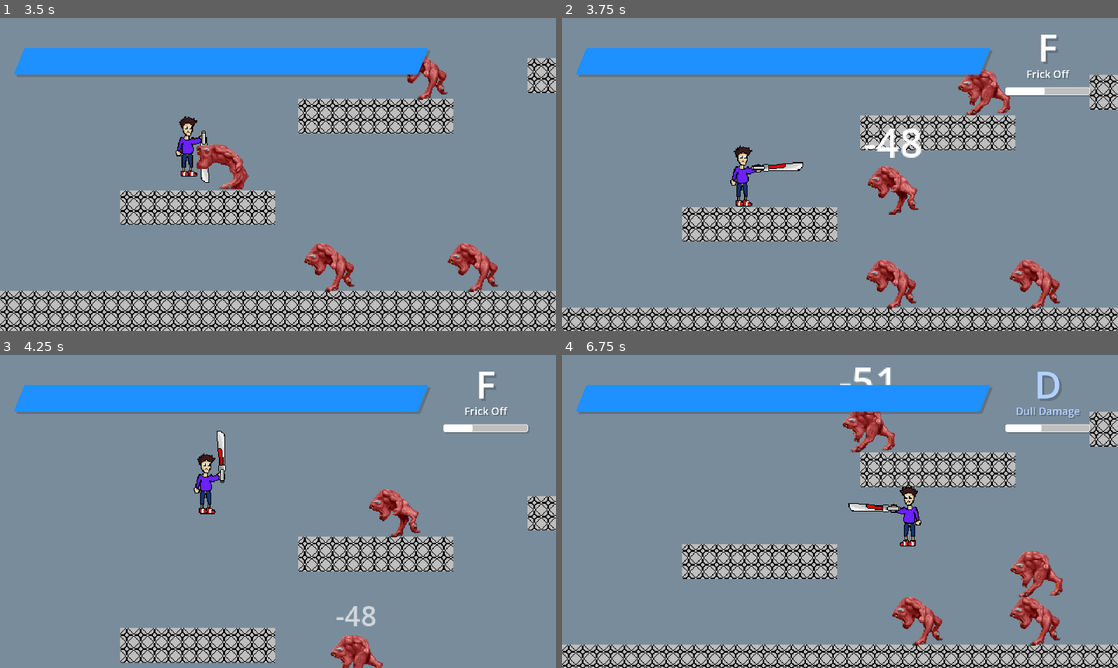
Above: before the commit, frames 1-4 (two rows, left to right).
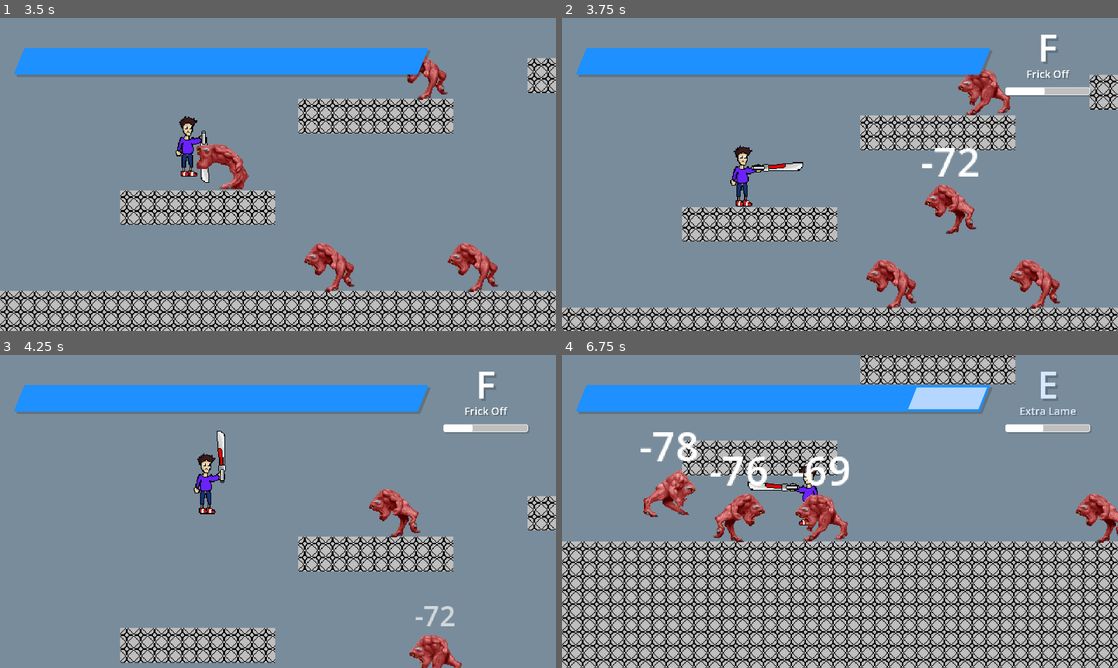
Above: after the commit, the same moments.

Repository: That1M8Head/Swordlink
Game: Godot game, scene res://intro.tscn
The game is run twice, just before and just after one commit, with the same random seed, the same clock (stepped at 60 frames per second) and the same inputs.
Inputs (mouse positions are in pixels of both pictures, inside the frame that each line leads up to):
- Up to frame 1 (3.5 s): tap Enter (MenuConfirm) at 0.5, 1.25 s; move the mouse to (400, 158) at 0.52 s; hold X (AltAttack) 0.53-1.28 s; hold D (MoveRight) 0.53-2.03 s; click (400, 158) at 0.67 s; tap Space (Jump) at 0.77, 1.52, 3.02 s; move the mouse to (166, 190) at 1.27 s; click (166, 190) at 1.35 s; move the mouse to (333, 105) at 2.02 s; hold A (MoveLeft) 2.03-2.78 s; tap C (Evade) at 2.1 s; move the mouse to (250, 237) at 2.77 s; hold D (MoveRight) from 2.78 s (still down); tap Shift (ModeShift) at 2.85 s; click (250, 237) at 2.92 s
- Up to frame 2 (3.75 s): keep holding D (MoveRight); move the mouse to (1006, 221) at 3.52 s; hold X (AltAttack) from 3.53 s (still down)
- Up to frame 3 (4.25 s): keep holding D (MoveRight); keep holding X (AltAttack); tap Space (Jump) at 3.77 s
- Up to frame 4 (6.75 s): move the mouse to (673, 464) at 4.27 s; release D (MoveRight) at 4.28 s; release X (AltAttack) at 4.28 s; hold A (MoveLeft) 4.28-5.03 s; click (673, 464) at 4.35 s; tap Space (Jump) at 4.52, 6.02 s; move the mouse to (867, 511) at 5.02 s; hold D (MoveRight) 5.03-5.78 s; tap C (Evade) at 5.1 s; click (867, 511) at 5.17 s; move the mouse to (756, 433) at 5.77 s; hold A (MoveLeft) from 5.78 s (still down); tap Shift (ModeShift) at 5.85 s; move the mouse to (962, 495) at 6.52 s; hold X (AltAttack) from 6.53 s (still down)

Frame 1 is identical in both runs. In frame 2, 2.1% of the frame differs, in the area x 54-75%, y 35-70%; in frame 3, 1.6%; in frame 4, 51%, in the area x 0-100%, y 0-100%.

Commit message:
Joel now does more damage if he's in the air

Diff:
--- a/Scripts/JoelMovements.gd
+++ b/Scripts/JoelMovements.gd
@@ -281,16 +281,22 @@
 func _on_slash_hitbox_body_entered(body):
 	if body.has_method("take_damage"):
 		var damage = randi_range(10, 25)
+		if not is_on_floor():
+			damage *= 1.5
 		deal_damage(body, damage, Vector2(damage * 15, 0))
 
 func _on_stinger_hitbox_body_entered(body):
 	if body.has_method("take_damage"):
 		var damage = randi_range(40, 55)
+		if not is_on_floor():
+			damage *= 1.5
 		deal_damage(body, damage, Vector2(damage * 15, damage * 5))
 
 func _on_updraft_hitbox_body_entered(body):
 	if body.has_method("take_damage"):
 		var damage = randi_range(15, 30)
+		if not is_on_floor():
+			damage *= 1.5
 		deal_damage(body, damage, Vector2(damage * 5, JUMP_VELOCITY * 0.8))
 
 func _on_downslash_hitbox_body_entered(body):
